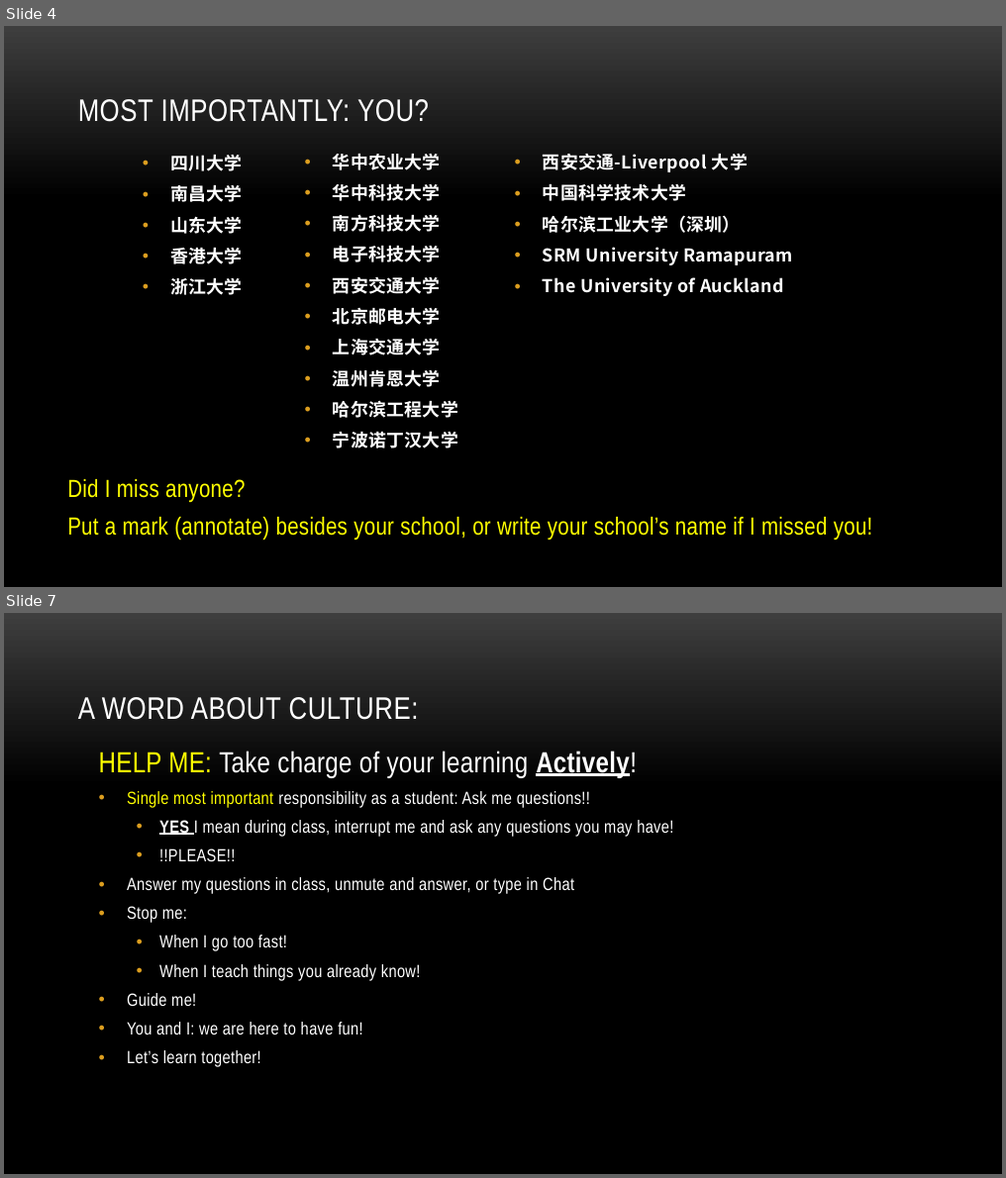
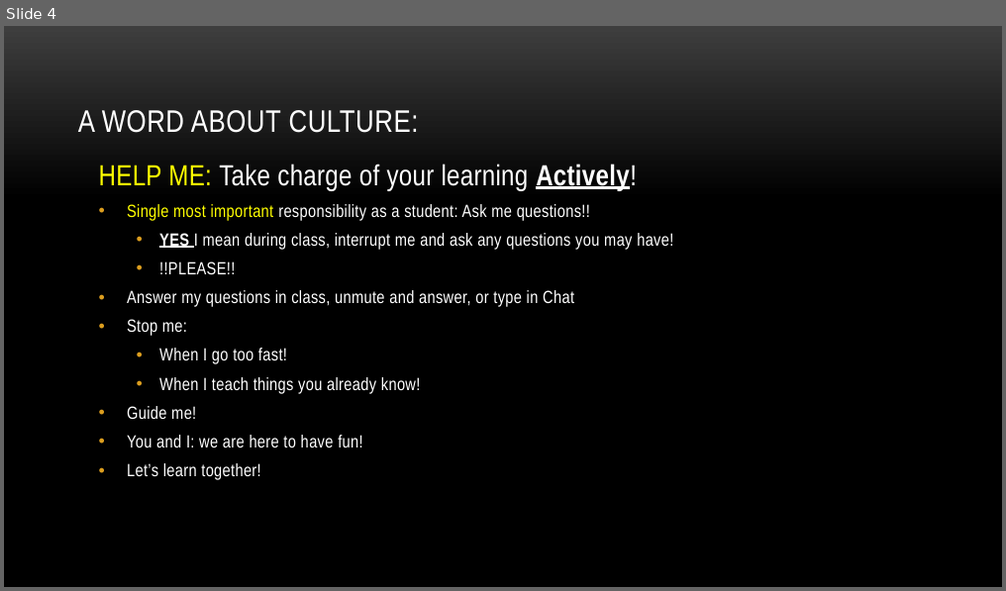
Before and after one commit to myuwbclasses/IntroGameDev-XJTU, a slide deck: PPT/Intro.pptx. Shown one above the other, each under a label of ours: slides 4 and 7 before the commit, slide 4 after it; the slides between them are not shown. The pictures are 1006x1178 and 1006x591 pixels, drawn with LibreOffice and Linux fonts; fonts in the diff are those of the drawing; background and template pictures are left out. Boxes give left, top, right and bottom in pixels: in the first picture for what was removed or moved away, otherwise in the second. Text is boxed around its words. In the diff, an @@ line names an element or a change of style, - is before the commit and + after.

```diff
--- a/PPT/Intro.pptx
+++ b/PPT/Intro.pptx
@@ slide 4 removed at [4,26,1002,587], background picture (left out) @@
@@ title removed at [78,99,429,122] @@
-MOST IMPORTANTLY: YOU?
@@ text removed at [170,155,242,295] @@
-• 四川大学
-• 南昌大学
-• 山东大学
-• 香港大学
-• 浙江大学
@@ text removed at [333,154,458,449] @@
-• 华中农业大学
-• 华中科技大学
-• 南方科技大学
-• 电子科技大学
-• 西安交通大学
-• 北京邮电大学
-• 上海交通大学
-• 温州肯恩大学
-• 哈尔滨工程大学
-• 宁波诺丁汉大学
@@ text removed at [543,154,793,296] @@
-• 西安交通-Liverpool 大学
-• 中国科学技术大学
-• 哈尔滨工业大学（深圳）
-• SRM University Ramapuram
-• The University of Auckland
@@ text removed at [67,479,873,540] @@
-Did I miss anyone?
-Put a mark (annotate) besides your school, or write your school’s name if I missed you!
@@ what was slide 7 is now slide 4 @@
```
Also in this commit, not shown: 7 slides changed, 1 slide added, 2 other slides removed, 3 other files.
